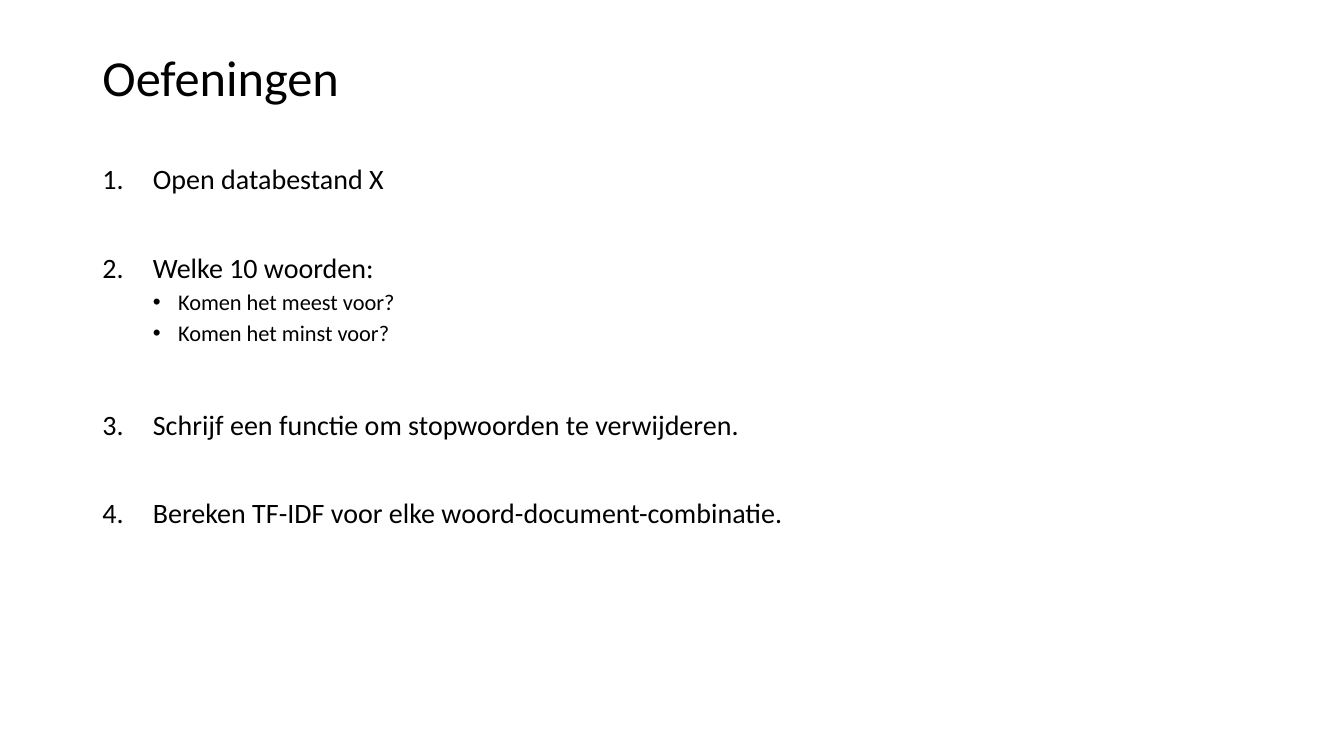
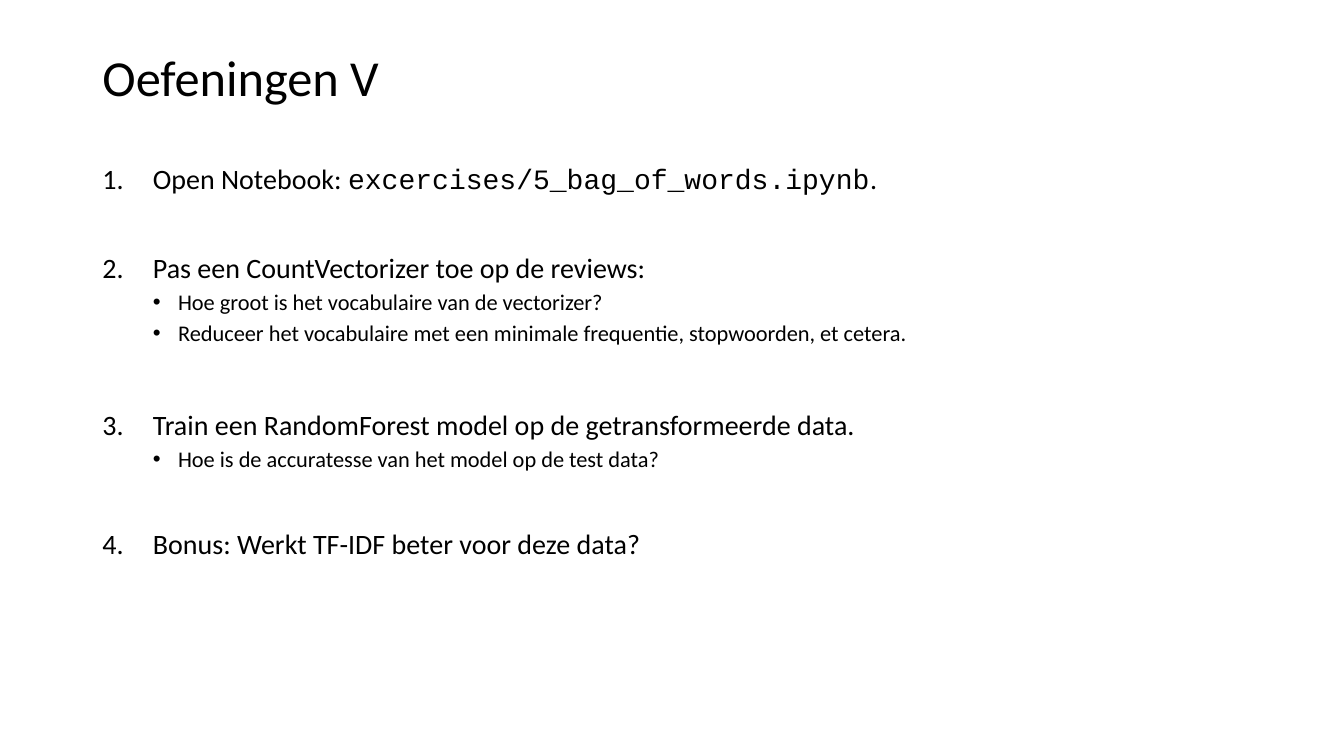
Before and after one commit to LFKoning/knowledge-sharing, a slide deck: slide 41 of python_trainees/5_nlp/python_traineeship_5.pptx (slide 39 before the commit). Drawn at 1344x756 pixels with LibreOffice and Linux fonts; fonts in the diff are those of the drawing. Boxes give left, top, right and bottom in pixels: in the first picture for what was removed or moved away, otherwise in the second. Text is boxed around its words. In the diff, an @@ line names an element or a change of style, - is before the commit and + after.

Commit message:
Add exercises to Python trainees part 5

```diff
--- a/python_trainees/5_nlp/python_traineeship_5.pptx
+++ b/python_trainees/5_nlp/python_traineeship_5.pptx
@@ title at (102,61,379,105): text changed @@
-Oefeningen
+Oefeningen V
@@ text at (153,169,906,555): text changed @@
-1. Open databestand X
-2. Welke 10 woorden:
-  • Komen het meest voor?
-  • Komen het minst voor?
-3. Schrijf een functie om stopwoorden te verwijderen.
-4. Bereken TF-IDF voor elke woord-document-combinatie.
+1. Open Notebook: excercises/5_bag_of_words.ipynb.
+2. Pas een CountVectorizer toe op de reviews:
+  • Hoe groot is het vocabulaire van de vectorizer?
+  • Reduceer het vocabulaire met een minimale frequentie, stopwoorden, et cetera.
+3. Train een RandomForest model op de getransformeerde data.
+  • Hoe is de accuratesse van het model op de test data?
+4. Bonus: Werkt TF-IDF beter voor deze data?
```
Also in this commit, not shown: 8 other slides changed, 2 slides added, 11 other files.
